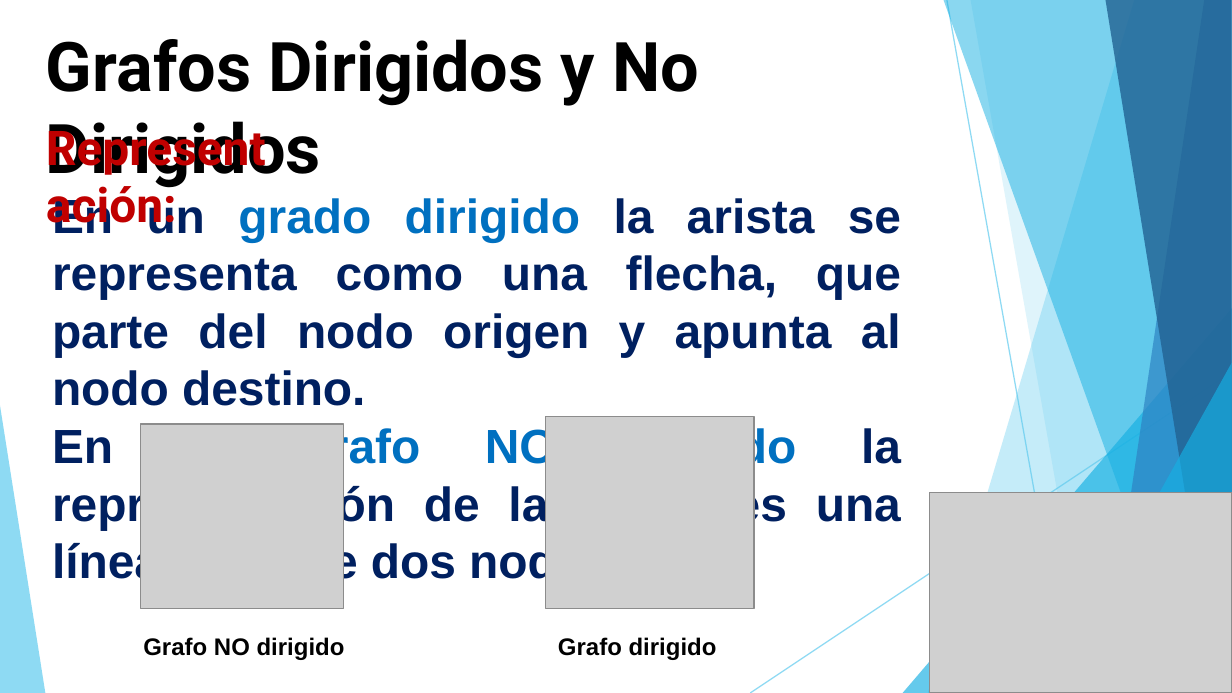
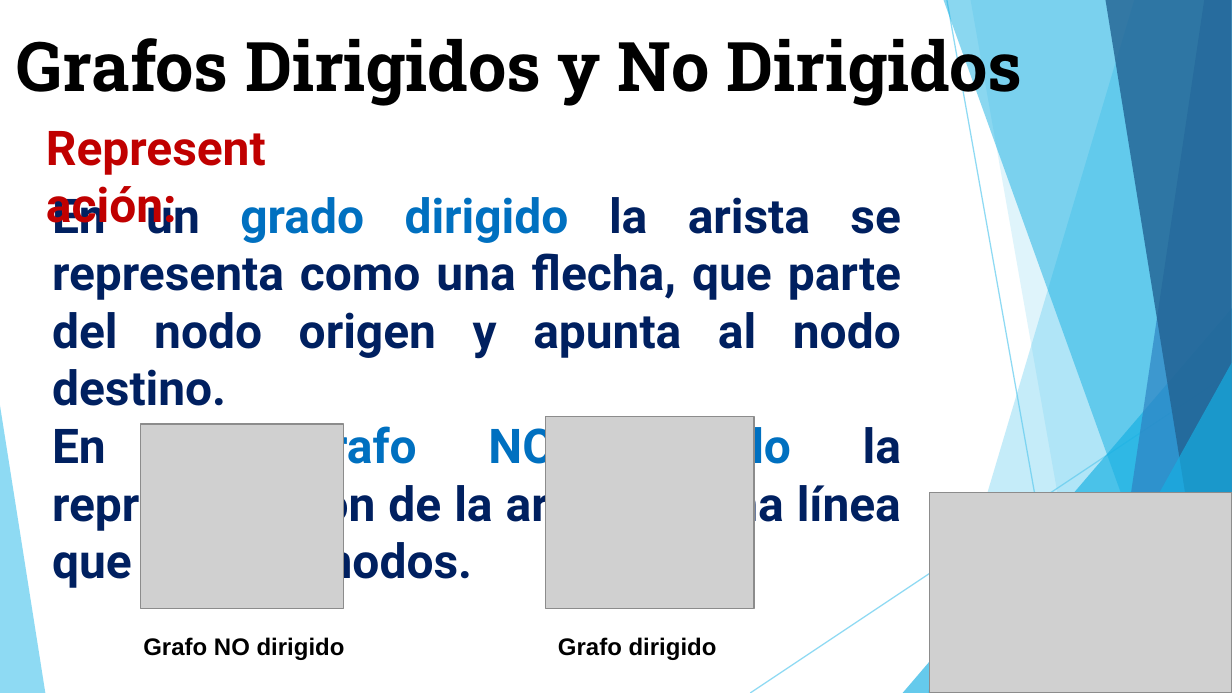
Before and after one commit to Yefri97/Introduction-to-Graph-Theory, a slide deck: slide 5 of PRESENTACIÓN TALLER GRAFOS.pptx. Drawn at 1232x693 pixels with LibreOffice and Linux fonts; fonts in the diff are those of the drawing; grey boxes stand for pictures. Boxes give left, top, right and bottom in pixels: in the first picture for what was removed or moved away, otherwise in the second. Text is boxed around its words. In the diff, an @@ line names an element or a change of style, - is before the commit and + after.

Commit message:
Presentación Taller Grafos - BFS

```diff
--- a/PRESENTACIÓN TALLER GRAFOS.pptx
+++ b/PRESENTACIÓN TALLER GRAFOS.pptx
@@ text "Grafos Dirigidos y No Dirigidos": place and size @@
-text "Grafos Dirigidos y No Dirigidos" at (46, 39, 699, 189)
+text "Grafos Dirigidos y No Dirigidos" at (17, 28, 1023, 106)
@@ text "Grafos Dirigidos y No Dirigidos" at (17, 28, 1023, 106): font Roboto to Roboto Slab @@
@@ text "En un grado dirigido la ..." at (52, 189, 901, 589): font Arial to Roboto @@
```
Also in this commit, not shown: 6 other slides changed, 5 slides added, 1 slide removed.
